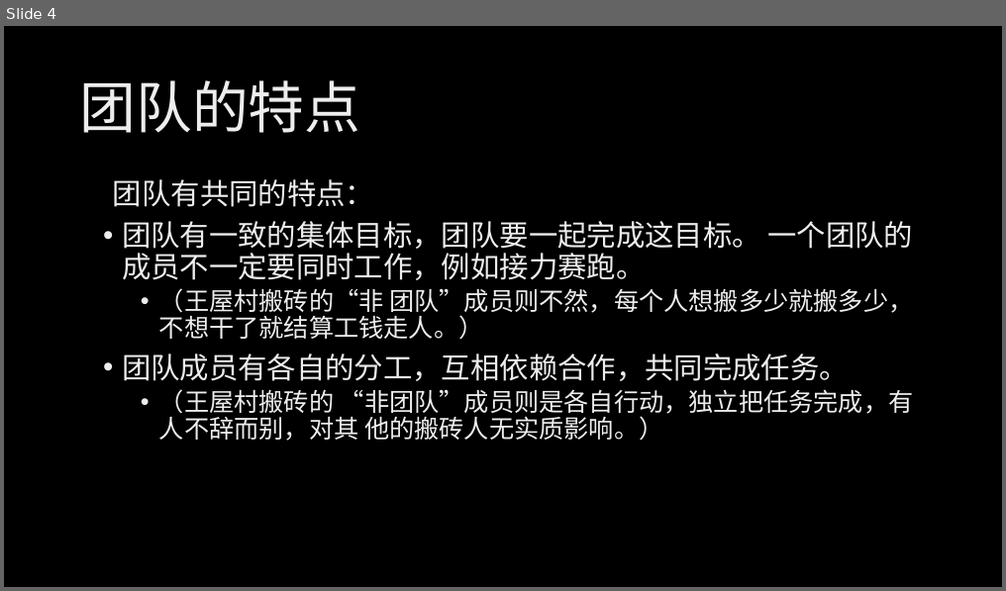
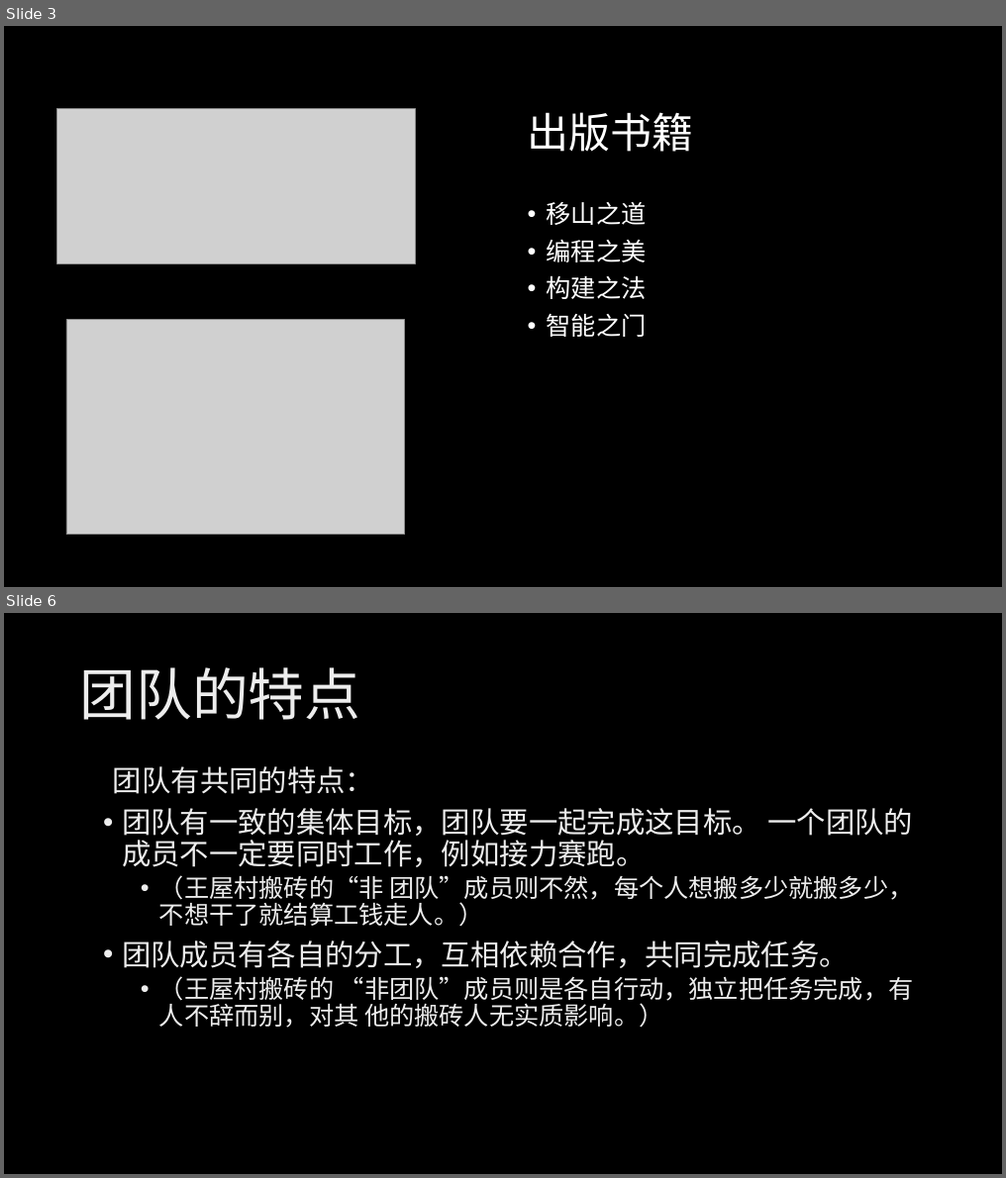
Before and after one commit to xinase/ASE, a slide deck: chapter5/ASE_5_Team_and_Process.pptx. Shown one above the other, each under a label of ours: slide 4 before the commit, slides 3 and 6 after it; the slides between them are not shown. The pictures are 1006x591 and 1006x1178 pixels, drawn with LibreOffice and Linux fonts; fonts in the diff are those of the drawing; grey boxes stand for pictures; background and template pictures are left out. Boxes give left, top, right and bottom in pixels: in the first picture for what was removed or moved away, otherwise in the second. Text is boxed around its words. In the diff, an @@ line names an element or a change of style, - is before the commit and + after.

```diff
--- a/chapter5/ASE_5_Team_and_Process.pptx
+++ b/chapter5/ASE_5_Team_and_Process.pptx
@@ slide 3 added at (x1=4, y1=26, x2=1002, y2=587), background picture (left out) @@
@@ picture added at (x1=56, y1=108, x2=415, y2=264) @@
@@ title added at (x1=528, y1=112, x2=694, y2=152), 40 pt, text #FFFFFF @@
+出版书籍
@@ text added at (x1=547, y1=202, x2=647, y2=337), 24 pt, text #FFFFFF @@
+• 移山之道
+• 编程之美
+• 构建之法
+• 智能之门
@@ picture added at (x1=66, y1=320, x2=405, y2=535) @@
@@ what was slide 4 is now slide 6 @@
```
Also in this commit, not shown: 7 slides changed, 2 other slides added.
